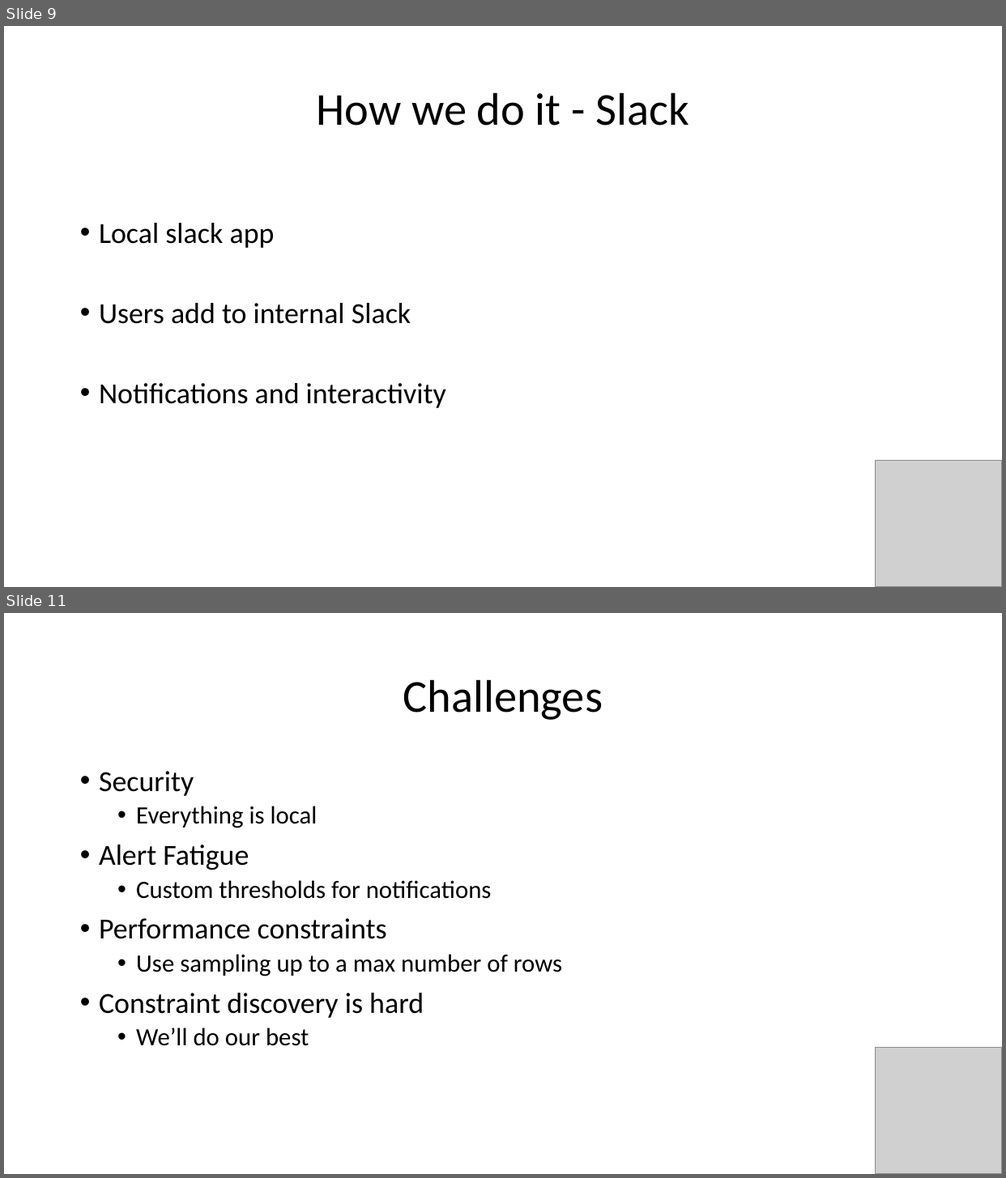
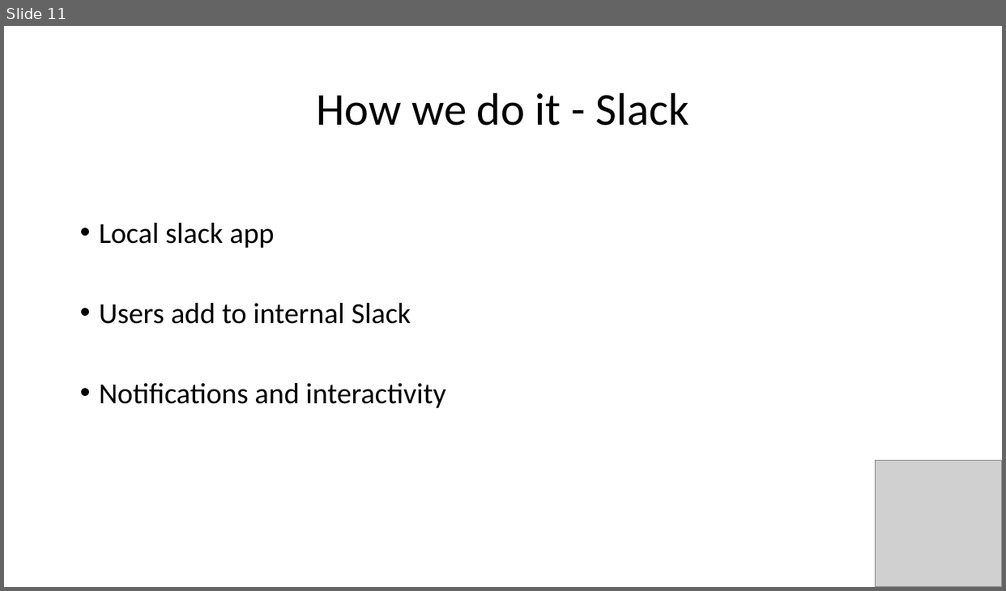
Before and after one commit to havess/daudit, a slide deck: midterm_presentation.pptx. Shown one above the other, each under a label of ours: slides 9 and 11 before the commit, slide 11 after it; the slides between them are not shown. The pictures are 1006x1178 and 1006x591 pixels, drawn with LibreOffice and Linux fonts; fonts in the diff are those of the drawing; grey boxes stand for pictures. Boxes give left, top, right and bottom in pixels: in the first picture for what was removed or moved away, otherwise in the second. Text is boxed around its words. In the diff, an @@ line names an element or a change of style, - is before the commit and + after.

```diff
--- a/midterm_presentation.pptx
+++ b/midterm_presentation.pptx
@@ slide 11 removed at (x1=4, y1=613, x2=1002, y2=1174), background #FFFFFF @@
@@ title removed at (x1=403, y1=679, x2=603, y2=720) @@
-Challenges
@@ text removed at (x1=99, y1=771, x2=562, y2=1046) @@
-• Security
-  • Everything is local
-• Alert Fatigue
-  • Custom thresholds for notifications
-• Performance constraints
-  • Use sampling up to a max number of rows
-• Constraint discovery is hard
-  • We’ll do our best
@@ picture removed at (x1=876, y1=1048, x2=1002, y2=1174) @@
@@ what was slide 9 is now slide 11 @@
```
Also in this commit, not shown: 7 slides added, 10 other slides removed, 6 other files.
